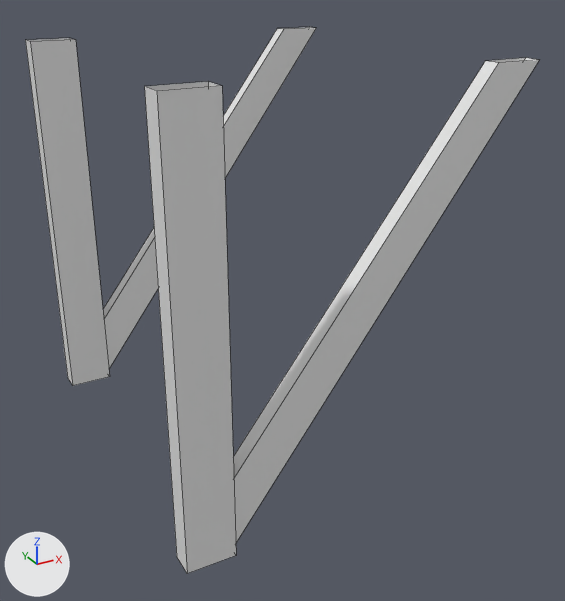
The FBX model Assets/_Models/Miguel/wooden cliff support.fbx, before and after one commit.
The view is the same before and after, from a 50 mm camera at (4.58, -5.77, 0.6) aimed at (7.57, -0.35, -2.11). The axes (+X, +Y, +Z) are drawn at lower left. The lights are the same throughout. Mesh edges are drawn as thin lines. Where no turn or scale is listed for an object, it has been applied to the vertices.

Names of what the first picture shows: 'woooden cliff support'.
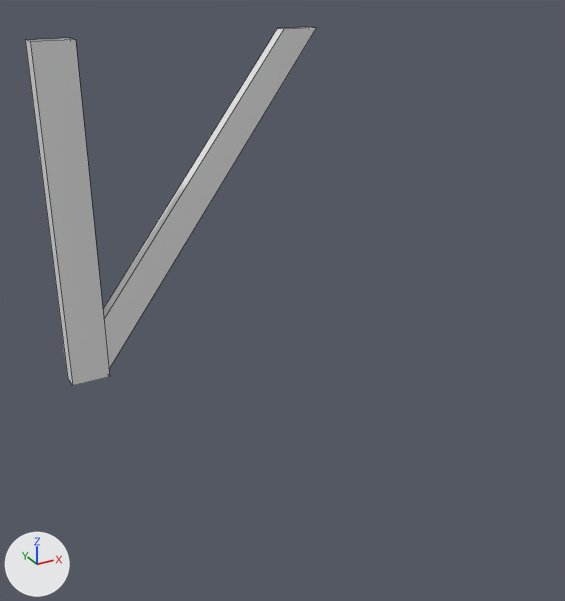
The change, as JSON lines over the scene's bpy script:
```json
{"block": "me_mesh", "where": "me_mesh.from_pydata(...)  # 32 vertices, 18 faces; spans x -1.42..1.42, y -1.6..1.6, z -1.66..1.66"}
{"block": "me_mesh", "where": "# used by ob_woooden_cliff_support; location = (7.473, -0.095, -1.713)"}
{"block": "me_mesh", "change": "me_mesh part 1: the loose piece of 8 vertices spanning x -1.42..-1.03, y -1.6..-1.41, z -1.66..1.66 is deleted"}
{"block": "me_mesh", "change": "me_mesh part 2: the loose piece of 8 vertices spanning x -1.06..1.42, y -1.56..-1.43, z -1.65..1.66 is deleted"}
```

Location of each change, (x1, y1, x2, y2) in pixels of the pictures (565 x 601 px):
```json
{"object": "woooden cliff support", "change": "reshaped", "before": [25, 27, 539, 574], "after": [25, 27, 316, 386], "on screen": "43% narrower, 34% shorter"}
{"part": 1, "of": "me_mesh", "change": "deleted", "before": [144, 82, 236, 574]}
{"part": 2, "of": "me_mesh", "change": "deleted", "before": [233, 58, 539, 542]}
```
